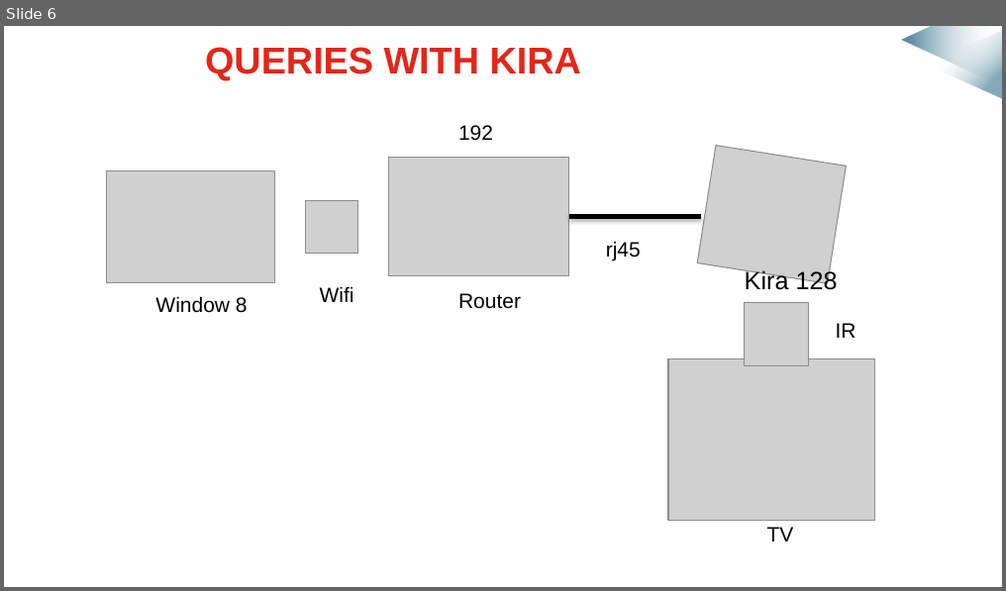
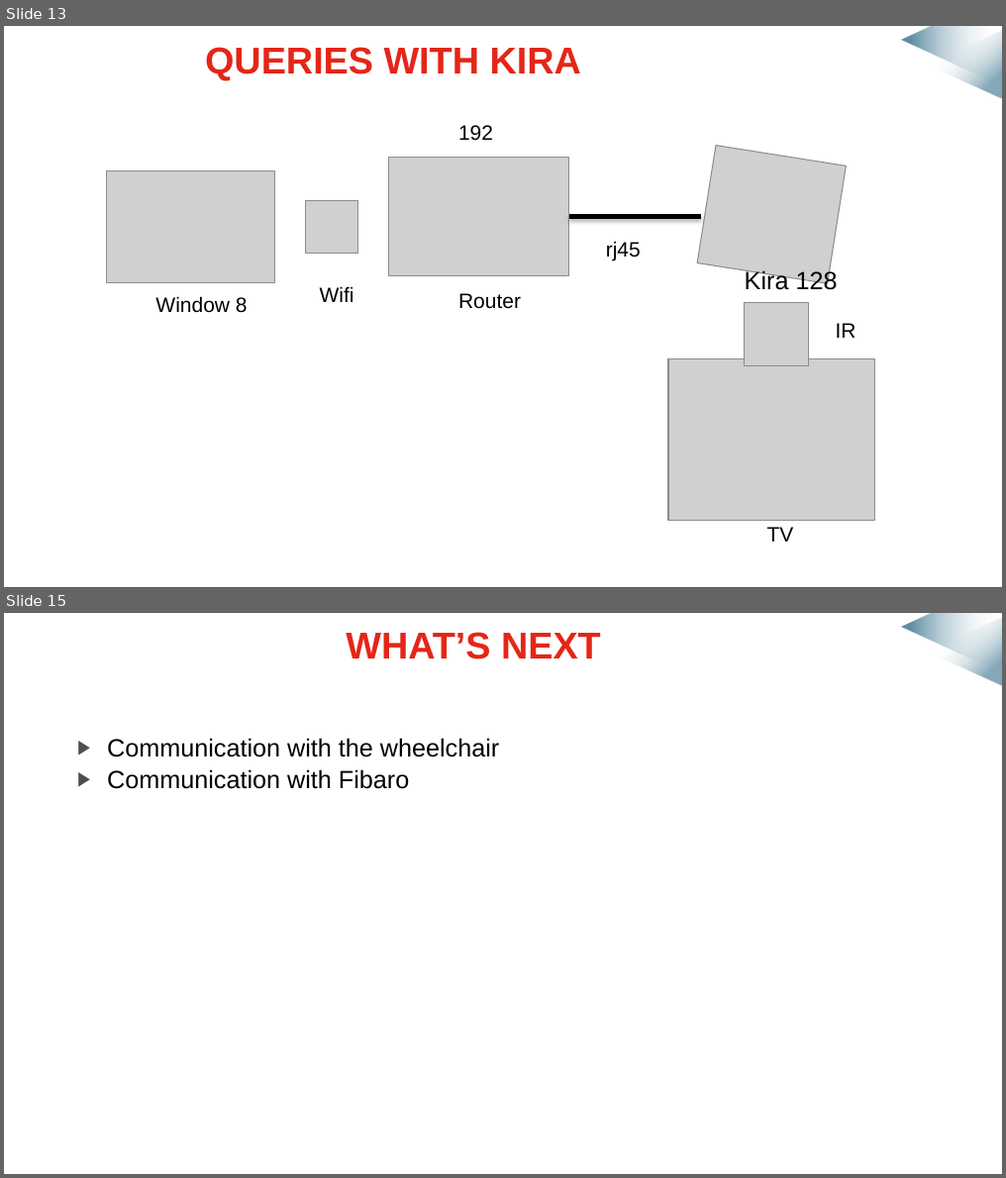
Before and after one commit to mmeven/EP_Domotique_Tablette, a slide deck: Rendu/Diapo_prototype_janvier.pptx. Shown one above the other, each under a label of ours: slide 6 before the commit, slides 13 and 15 after it; the slides between them are not shown. The pictures are 1006x591 and 1006x1178 pixels, drawn with LibreOffice and Linux fonts; fonts in the diff are those of the drawing; grey boxes stand for pictures; background and template pictures are left out. Boxes give left, top, right and bottom in pixels: in the first picture for what was removed or moved away, otherwise in the second. Text is boxed around its words. In the diff, an @@ line names an element or a change of style, - is before the commit and + after.

```diff
--- a/Rendu/Diapo_prototype_janvier.pptx
+++ b/Rendu/Diapo_prototype_janvier.pptx
@@ slide 15 added at [4,613,1002,1174], background #FFFFFF; not listed: 2 template elements that a slide beside it also shows @@
@@ title added at [346,632,601,660], 27 pt, text #E42618, bold @@
+WHAT’S NEXT
@@ text added at [107,738,499,789], 18 pt, text #000000 @@
+▶ Communication with the wheelchair
+▶ Communication with Fibaro
@@ what was slide 6 is now slide 13 @@
```
Also in this commit, not shown: 4 slides changed, 8 other slides added.
